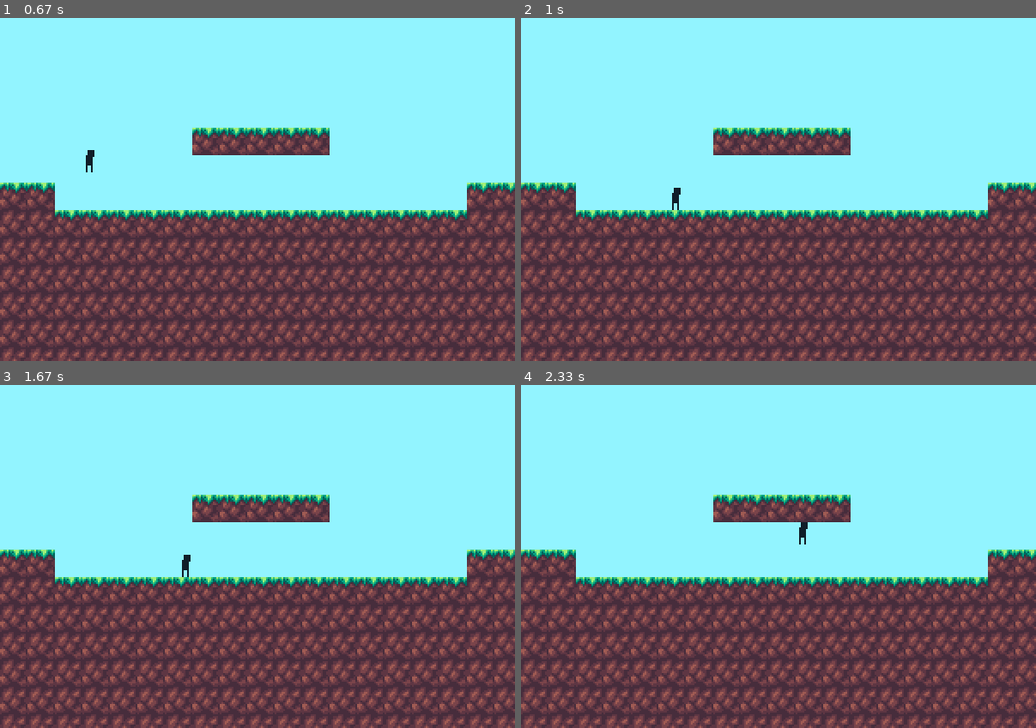
Above: before the commit, frames 1-4 (two rows, left to right).
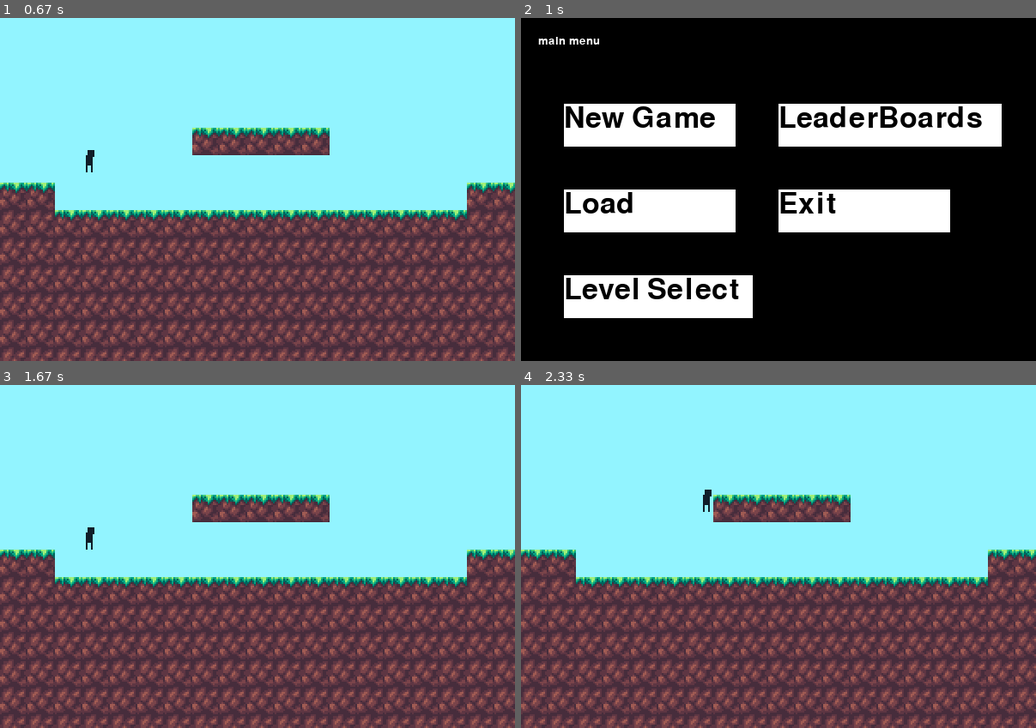
Above: after the commit, the same moments.

Repository: Thornierlemur/JumpMan
Game: pygame game, started from Game.py
The game is run twice, just before and just after one commit, with the same random seed, the same clock (stepped at 60 frames per second) and the same inputs.
Inputs (mouse positions are in pixels of both pictures, inside the frame that each line leads up to):
- Up to frame 1 (0.67 s): click "New Game" at 0.38 s
- Up to frame 2 (1 s): hold Esc from 0.67 s (still down); hold Right from 0.67 s (still down); move the mouse to (778, 210) at 0.7 s
- Up to frame 3 (1.67 s): release Esc at 1.13 s; release Right at 1.13 s; move the mouse to (97, 505) at 1.17 s; click (97, 505) at 1.35 s
- Up to frame 4 (2.33 s): hold Right 1.67-2.13 s; move the mouse to (855, 436) at 1.7 s; hold Up from 2.17 s (still down)

Frame 1 is identical in both runs. In frame 2, 100% of the frame differs, in the area x 0-100%, y 0-100%; in frame 3, 0.1%; in frame 4, 0.1%.

Commit message:
added a very small change, nothing major

Diff:
--- a/Game.py
+++ b/Game.py
@@ -264,6 +264,8 @@
             if event.type == KEYDOWN:
                 if event.key == K_RIGHT:
                     moving_right = True
+                if event.key == K_ESCAPE:
+                    running = False
                 if event.key == K_LEFT:
                     moving_left = True
                 if event.key == K_UP:
